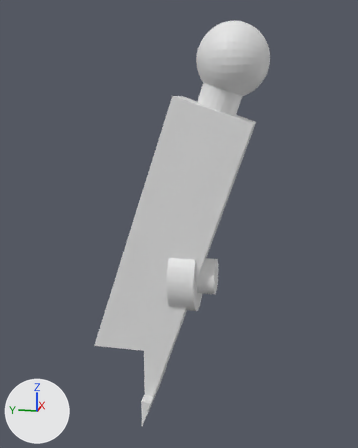
The glTF model suspension/assets/c2_beam.glb as it was, and as the next commit left it.
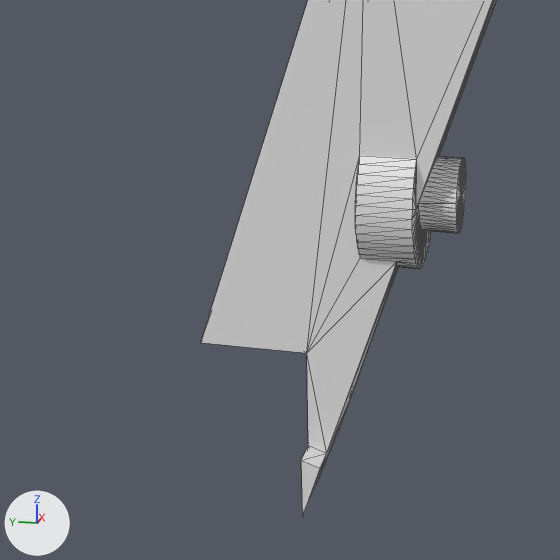
Each version is shown whole from a 50 mm camera at (-109.1, -10.3, -8.5) aimed at (0.9, 11.7, -36.0), then close up on the part from 0% to 73% of the width and 41% to 100% of the height. The lights are fixed; the arrows at lower left show +X, +Y and +Z. The first two pictures are the older version. The close-ups show mesh edges as thin lines.

In view in the first close-up: 'geometry_0'.
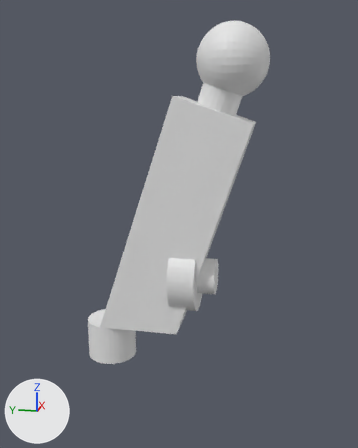
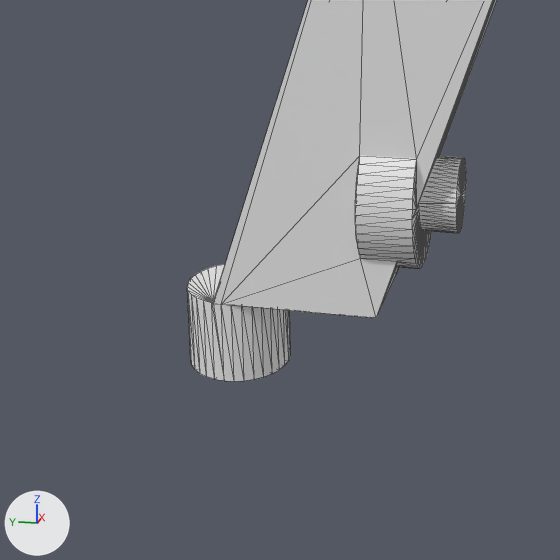
Boxes [x1, y1, x2, y2] around the edits, measured in the close-ups (560 x 560 px):
'geometry_0', reshaped: before [201, 0, 497, 515]; after [187, 0, 497, 381]

Edits to the bpy script that builds the scene:
```text
Change me_geometry_0:
    used by ob_geometry_0; location = (0.0, 0.0, 0.0)
    remove me_geometry_0.from_pydata(...)  # 984 vertices, 1964 faces; spans x -8.8..8.8, y -7.6..31.2, z -84.2..7.6
    add me_geometry_0.from_pydata(...)  # 1036 vertices, 2068 faces; spans x -8.2..8.2, y -7.6..34.4, z -70.0..7.6
    me_geometry_0 part 1
    18 vertices are removed from x -8.8..8.8, y 16.7..31.2, z -84.2..-65.5
    79 faces are deleted
    3 vertices move from x -5.9..-4.2, y 0.6..31.2, z -65.5..-6.4 to x -5.9..-4.2, y 0.6..29.5, z -60.6..-6.4
    38 vertices are added at x -5.9..5.9, y 10.9..34.4, z -70.0..-60.6
    32 new vertices lie (0.0, 0.0, 9.4) away from vertices in x -5.9..5.9, y 22.7..34.4, z -70.0
    183 new faces join them
```
